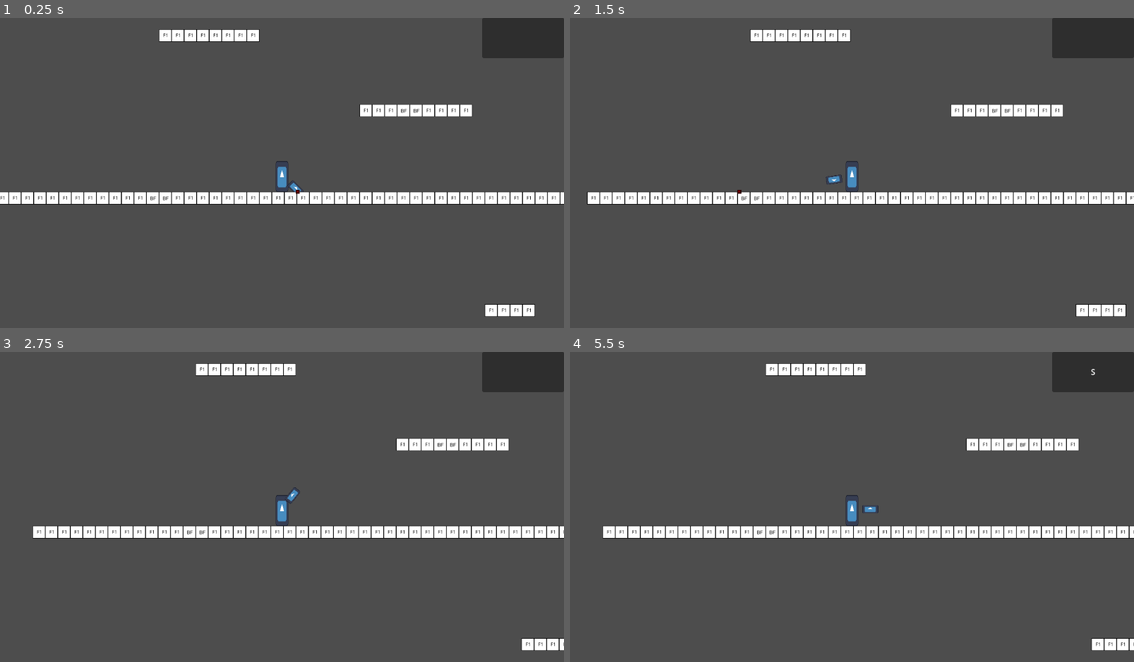
Above: before the commit, frames 1-4 (two rows, left to right).
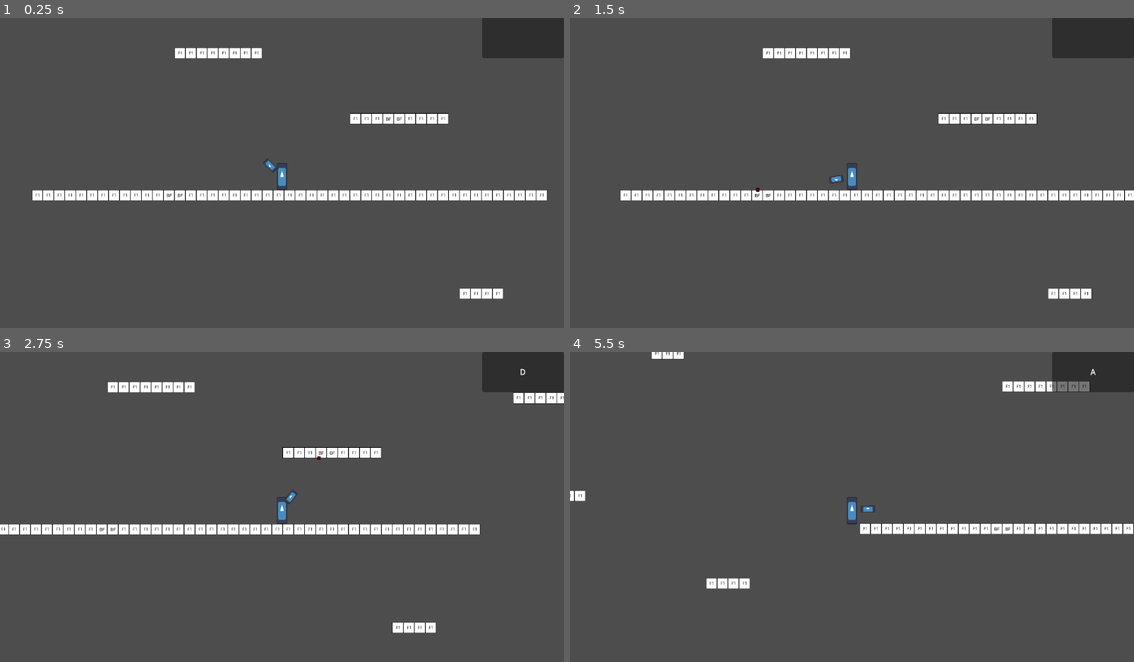
Above: after the commit, the same moments.

Repository: Juanxpeke/GD-Pirate
Game: Godot game, scene res://Core/Map/Scenes/BasicSuite.tscn
Same seed, same stepped clock (60 frames per second), same inputs: the game is played once before the commit and once after it. Before the commit the project starts from res://Debugging/Tests/Map/DumbFriend/BasicSuite.tscn. The engine's default icon, where the game draws it, is replaced by a stand-in: a white triangle on a blue panel in a dark square.
Inputs (mouse positions are in pixels of both pictures, inside the frame that each line leads up to):
- Up to frame 1 (0.25 s): no input
- Up to frame 2 (1.5 s): tap Enter at 0.5 s; move the mouse to (976, 160) at 0.52 s; hold Space (active) 0.53-1.28 s; hold D (move_right) from 0.53 s (still down); click (976, 160) at 0.8 s; move the mouse to (739, 191) at 1.27 s; click (739, 191) at 1.35 s
- Up to frame 3 (2.75 s): tap Space (active) at 1.55 s; move the mouse to (338, 441) at 2.02 s; release D (move_right) at 2.03 s; hold A (move_left) from 2.03 s (still down); hold Space (active) from 2.03 s (still down); click (338, 441) at 2.3 s
- Up to frame 4 (5.5 s): move the mouse to (823, 572) at 2.77 s; release A (move_left) at 2.78 s; release Space (active) at 2.78 s; hold D (move_right) 2.78-4.28 s; click (823, 572) at 2.85 s; tap Space (active) at 3.05, 4.55 s; move the mouse to (1021, 556) at 3.52 s; hold Space (active) 3.53-4.28 s; click (1021, 556) at 3.8 s; move the mouse to (682, 463) at 4.27 s; hold A (move_left) 4.28-5.03 s; click (682, 463) at 4.35 s; move the mouse to (880, 510) at 5.02 s; hold D (move_right) from 5.03 s (still down); hold Space (active) from 5.03 s (still down); click (880, 510) at 5.3 s

The runs differ from the first frame. In frame 1, 6.4% of the frame differs, in the area x 0-100%, y 3-97%; in frame 2, 6.1%; in frame 3, 6.9%; in frame 4, 6.3%.

Commit message:
Cleaner physics

Diff:
--- a/Debugging/Tests/Entities/DumbFriend/DumbFriend.gd
+++ b/Core/Entities/DumbFriend.gd
@@ -20,11 +20,11 @@
 ## TODO
 const INITIAL_IDLE_TIME : float = 2.0
 ## TODO
-const HORIZONTAL_MOVEMENT_ACCELERATION_ON_FLOOR : float = 720.0
+const HORIZONTAL_MOVEMENT_ACCELERATION_ON_FLOOR : float = 2160.0
 ## TODO
 const HORIZONTAL_MOVEMENT_FRICTION_ON_FLOOR : float = 1280.0
 ## TODO
-const HORIZONTAL_MOVEMENT_ACCELERATION_ON_AIR : float = 800.0
+const HORIZONTAL_MOVEMENT_ACCELERATION_ON_AIR : float = 2160.0
 ## TODO
 const MAX_HORIZONTAL_MOVEMENT_SPEED_ON_FLOOR : float = 500.0
 ## TODO
@@ -43,27 +43,27 @@
 const CHARACTER_KEYS_DATA = {
 	CharacterKey.NONE : {
 		"name": "",
-		"weight": 0.4,
+		"weight": 0.1,
 		"min_time": MIN_RANDOM_KEY_TIME,
 		"max_time": MAX_RANDOM_KEY_TIME,
 	},
 	CharacterKey.GO_LEFT : {
 		"name": "A",
-		"weight": 0.0,
+		"weight": 1.0,
 		"min_time": MIN_RANDOM_KEY_TIME,
 		"max_time": MAX_RANDOM_KEY_TIME,
 	},
 	CharacterKey.GO_RIGHT : {
 		"name": "D",
-		"weight": 0.0,
+		"weight": 1.0,
 		"min_time": MIN_RANDOM_KEY_TIME,
 		"max_time": MAX_RANDOM_KEY_TIME,
 	},
 	CharacterKey.STOMP : {
 		"name": "S",
-		"weight": 0.2,
-		"min_time": 0,
-		"max_time": 0.1,
+		"weight": 0.002,
+		"min_time": MIN_RANDOM_KEY_TIME,
+		"max_time": MAX_RANDOM_KEY_TIME,
 	}
 }
 #endregion Constants
@@ -81,10 +81,9 @@
 #endregion Private Variables
 
 #region On Ready Variables
-@onready var _grappling_hook_pivot : Node2D = %GrapplingHookPivot
-@onready var _stomp_area           : Area2D = %StompArea
-@onready var _random_key_timer     : Timer  = %RandomKeyTimer
-@onready var _random_key_label     : Label  = %RandomKeyLabel
+@onready var _stomp_area           : Area2D        = %StompArea
+@onready var _random_key_timer     : Timer         = %RandomKeyTimer
+@onready var _random_key_label     : Label         = %RandomKeyLabel
 #endregion On Ready Variables
 
 #region Built-in Virtual Methods
@@ -94,10 +93,6 @@
 	_initial_setup()
 
 func _physics_process(delta: float) -> void:
-	var mouse_position := get_global_mouse_position()
-	var mouse_direction := mouse_position - global_position
-
-	_grappling_hook_pivot.rotation = mouse_direction.angle()
 
 	var horizontal_movement_direction = Vector2.ZERO
 	match _character_key:
--- a/Debugging/Tests/Entities/DumbFriend/DumbFriend.tscn
+++ b/Core/Entities/DumbFriend.tscn
@@ -1,8 +1,8 @@
 [gd_scene load_steps=6 format=3 uid="uid://t22dmgoo0oxx"]
 
-[ext_resource type="Script" path="res://Debugging/Tests/Entities/DumbFriend/DumbFriend.gd" id="1_sur7k"]
+[ext_resource type="Script" path="res://Core/Entities/DumbFriend.gd" id="1_sur7k"]
 [ext_resource type="Texture2D" uid="uid://ctd8u1stx423v" path="res://icon.svg" id="2_820ae"]
-[ext_resource type="PackedScene" uid="uid://c4c2k5w488n1d" path="res://Debugging/Tests/Entities/DumbFriend/GrapplingHook.tscn" id="3_jfa0e"]
+[ext_resource type="PackedScene" uid="uid://c4c2k5w488n1d" path="res://Core/Entities/GrapplingHook.tscn" id="3_jfa0e"]
 
 [sub_resource type="CapsuleShape2D" id="CapsuleShape2D_dnf3o"]
 radius = 16.0
@@ -15,7 +15,7 @@
 script = ExtResource("1_sur7k")
 
 [node name="Camera" type="Camera2D" parent="."]
-zoom = Vector2(0.8, 0.8)
+zoom = Vector2(0.7, 0.7)
 
 [node name="CollisionShape" type="CollisionShape2D" parent="."]
 shape = SubResource("CapsuleShape2D_dnf3o")
@@ -26,11 +26,11 @@
 texture = ExtResource("2_820ae")
 
 [node name="GrapplingHookPivot" type="Node2D" parent="."]
-unique_name_in_owner = true
 
-[node name="GrapplingHook" parent="GrapplingHookPivot" node_paths=PackedStringArray("character") instance=ExtResource("3_jfa0e")]
+[node name="GrapplingHook" parent="GrapplingHookPivot" node_paths=PackedStringArray("character", "pivot") instance=ExtResource("3_jfa0e")]
 position = Vector2(30, 0)
 character = NodePath("../..")
+pivot = NodePath("..")
 
 [node name="StompArea" type="Area2D" parent="."]
 unique_name_in_owner = true
--- /dev/null
+++ b/Core/Entities/GrapplingHook.gd
@@ -0,0 +1,101 @@
+class_name GrapplingHook
+extends Node2D
+## Docstring
+
+#region Signals
+#endregion Signals
+
+#region Enums
+#endregion Enums
+
+#region Constants
+## TODO
+const COOLDOWN_TIME : float = 0.0
+## TODO
+const MAX_HOLD_TIME : float = 0.16
+## TODO
+const NON_HOLD_IMPULSE_MAGNITUDE : float = 960.0
+## TODO
+const MAX_HOLD_IMPULSE_SPEED : float = 1440.0
+## TODO
+const HOLD_IMPULSE_ACCELERATION : float = 20.0
+#endregion Constants
+
+#region Exports Variables
+## TODO
+@export var character : CharacterBody2D = null
+## TODO
+@export var pivot : Node2D = null
+## TODO
+@export var can_hold : bool = true
+#endregion Exports Variables
+
+#region Public Variables
+## TODO
+var holding : bool = false
+## TODO
+var holding_point : Vector2 = Vector2.ZERO
+#endregion Public Variables
+
+#region Private Variables
+var _holding_time : float = 0.0
+#endregion Private Variables
+
+#region On Ready Variables
+@onready var _ray_cast : RayCast2D = %RayCast
+@onready var _pointer : Sprite2D = %Pointer
+#endregion On Ready Variables
+
+#region Built-in Virtual Methods
+func _ready() -> void:
+	assert(character)
+	assert(pivot)
+
+func _physics_process(delta: float) -> void:
+	if holding:
+		_holding_time += delta
+		if _holding_time > MAX_HOLD_TIME:
+			_holding_time = 0.0
+			holding = false
+
+		var holding_point_direction := holding_point - character.global_position
+		pivot.rotation = holding_point_direction.angle()
+
+		var impulse_vector := holding_point - character.global_position
+		var impulse_direction := impulse_vector.normalized()
+		var impulse_weight := clampf(HOLD_IMPULSE_ACCELERATION * delta, 0.0, 1.0)
+		character.velocity = lerp(character.velocity, impulse_direction * MAX_HOLD_IMPULSE_SPEED, impulse_weight)
+	else:
+		var mouse_position := get_global_mouse_position()
+		var mouse_direction := mouse_position - character.global_position
+		pivot.rotation = mouse_direction.angle()
+
+		if _ray_cast.is_colliding():
+			if not _pointer.visible:
+				_pointer.show()
+
+			_pointer.global_position = _ray_cast.get_collision_point()
+		elif _pointer.visible:
+			_pointer.hide()
+
+func _input(event: InputEvent) -> void:
+	if event.is_action_pressed("left_click") and _ray_cast.is_colliding() and not holding:
+		var collision_point := _ray_cast.get_collision_point()
+
+		if can_hold:
+			holding = true
+			holding_point = collision_point
+		else:
+			var impulse_vector := collision_point - character.global_position
+			var impulse_direction := impulse_vector.normalized()
+
+			character.velocity += impulse_direction * NON_HOLD_IMPULSE_MAGNITUDE
+	elif event.is_action_released("left_click") and holding:
+		holding = false
+#endregion Built-in Virtual Methods
+
+#region Public Methods
+#endregion Public Methods
+
+#region Private Methods
+#endregion Private Methods
--- a/Debugging/Tests/Entities/DumbFriend/GrapplingHook.tscn
+++ b/Core/Entities/GrapplingHook.tscn
@@ -1,8 +1,8 @@
 [gd_scene load_steps=5 format=3 uid="uid://c4c2k5w488n1d"]
 
-[ext_resource type="Script" path="res://Debugging/Tests/Entities/DumbFriend/GrapplingHook.gd" id="1_6swxw"]
+[ext_resource type="Script" path="res://Core/Entities/GrapplingHook.gd" id="1_6swxw"]
 [ext_resource type="Texture2D" uid="uid://ctd8u1stx423v" path="res://icon.svg" id="2_k8dvy"]
-[ext_resource type="Shader" path="res://Debugging/Tests/Entities/DumbFriend/GrapplingHook.gdshader" id="3_wf8xg"]
+[ext_resource type="Shader" path="res://Core/Entities/GrapplingHook.gdshader" id="3_wf8xg"]
 
 [sub_resource type="ShaderMaterial" id="ShaderMaterial_76y87"]
 shader = ExtResource("3_wf8xg")
--- a/Core/Map/Main.tscn
+++ /dev/null
@@ -1,3 +0,0 @@
-[gd_scene format=3 uid="uid://3itrpo33tsmr"]
-
-[node name="Main" type="Node3D"]
--- a/Debugging/Tests/Map/DumbFriend/BasicSuite.tscn
+++ b/Core/Map/Scenes/BasicSuite.tscn
@@ -1,12 +1,12 @@
 [gd_scene load_steps=3 format=4 uid="uid://csqii01ea7q7t"]
 
-[ext_resource type="PackedScene" uid="uid://t22dmgoo0oxx" path="res://Debugging/Tests/Entities/DumbFriend/DumbFriend.tscn" id="2_db3tq"]
-[ext_resource type="PackedScene" uid="uid://84qq6jrv5d6p" path="res://Debugging/Tests/Entities/DumbFriend/DumbTileMapLayer.tscn" id="3_2xgrk"]
+[ext_resource type="PackedScene" uid="uid://t22dmgoo0oxx" path="res://Core/Entities/DumbFriend.tscn" id="1_cdbok"]
+[ext_resource type="PackedScene" uid="uid://84qq6jrv5d6p" path="res://Core/Map/TileMap/DumbTileMapLayer.tscn" id="2_0ywnw"]
 
 [node name="BasicSuite" type="Node2D"]
 
-[node name="DumbFriend" parent="." instance=ExtResource("2_db3tq")]
+[node name="DumbFriend" parent="." instance=ExtResource("1_cdbok")]
 position = Vector2(570, 581)
 
-[node name="DumbTileMapLayer" parent="." instance=ExtResource("3_2xgrk")]
+[node name="DumbTileMapLayer" parent="." instance=ExtResource("2_0ywnw")]
 tile_map_data = PackedByteArray("AAALAAcAAAAAAAAAAAAMAAcAAAAAAAAAAAANAAcAAAAAAAAAAAAPAAcAAAAAAAAAAAAOAAcAAAAAAAAAAAAKAA …(2688 unchanged characters)…
--- /dev/null
+++ b/Core/Map/TileMap/DumbTileMapLayer.tscn
@@ -0,0 +1,8 @@
+[gd_scene load_steps=3 format=3 uid="uid://84qq6jrv5d6p"]
+
+[ext_resource type="TileSet" uid="uid://crf6ije2nv57g" path="res://Core/Map/TileMap/DumbTileSet.tres" id="1_seuxk"]
+[ext_resource type="Script" path="res://Core/Map/TileMap/DumpTileMapLayer.gd" id="2_ivj3f"]
+
+[node name="DumbTileMapLayer" type="TileMapLayer"]
+tile_set = ExtResource("1_seuxk")
+script = ExtResource("2_ivj3f")
--- a/Debugging/Tests/Entities/DumbFriend/DumbTileSet.tres
+++ b/Core/Map/TileMap/DumbTileSet.tres
@@ -1,6 +1,6 @@
 [gd_resource type="TileSet" load_steps=3 format=3 uid="uid://crf6ije2nv57g"]
 
-[ext_resource type="Texture2D" uid="uid://cvw14p804wr3l" path="res://Debugging/Tests/Entities/DumbFriend/DumbTileSet.png" id="1_12c22"]
+[ext_resource type="Texture2D" uid="uid://cvw14p804wr3l" path="res://Core/Map/TileMap/DumbTileSet.png" id="1_12c22"]
 
 [sub_resource type="TileSetAtlasSource" id="TileSetAtlasSource_u10qv"]
 resource_name = "Base Atlas"
--- a/Debugging/Tests/Entities/DumbFriend/DumbTileMapLayer.tscn
+++ /dev/null
@@ -1,8 +0,0 @@
-[gd_scene load_steps=3 format=3 uid="uid://84qq6jrv5d6p"]
-
-[ext_resource type="TileSet" uid="uid://crf6ije2nv57g" path="res://Debugging/Tests/Entities/DumbFriend/DumbTileSet.tres" id="1_seuxk"]
-[ext_resource type="Script" path="res://Debugging/Tests/Entities/DumbFriend/DumpTileMapLayer.gd" id="2_ivj3f"]
-
-[node name="DumbTileMapLayer" type="TileMapLayer"]
-tile_set = ExtResource("1_seuxk")
-script = ExtResource("2_ivj3f")
--- a/Debugging/Tests/Entities/DumbFriend/GrapplingHook.gd
+++ /dev/null
@@ -1,56 +0,0 @@
-extends Node2D
-## Docstring
-
-#region Signals
-#endregion Signals
-
-#region Enums
-#endregion Enums
-
-#region Constants
-#endregion Constants
-
-#region Exports Variables
-@export var character : CharacterBody2D = null
-@export var hook_impulse_magnitude : float = 1800.0
-#endregion Exports Variables
-
-#region Public Variables
-#endregion Public Variables
-
-#region Private Variables
-#endregion Private Variables
-
-#region On Ready Variables
-@onready var _ray_cast : RayCast2D = %RayCast
-@onready var _pointer : Sprite2D = %Pointer
-#endregion On Ready Variables
-
-#region Built-in Virtual Methods
-func _ready() -> void:
-	assert(character)
-
-func _process(delta : float) -> void:
-	if _ray_cast.is_colliding():
-		if not _pointer.visible:
-			_pointer.show()
-
-		_pointer.global_position = _ray_cast.get_collision_point()
-	elif _pointer.visible:
-		_pointer.hide()
-
-func _input(event: InputEvent) -> void:
-	if event.is_action_pressed("left_click") and _ray_cast.is_colliding():
-		var collision_point := _ray_cast.get_collision_point()
-
-		var impulse_vector := collision_point - character.global_position
-		var impulse_direction := impulse_vector.normalized()
-
-		character.velocity += impulse_direction * hook_impulse_magnitude
-#endregion Built-in Virtual Methods
-
-#region Public Methods
-#endregion Public Methods
-
-#region Private Methods
-#endregion Private Methods
--- a/Debugging/Tests/Entities/SuperWeapons/Grenade/Grenade.gd
+++ /dev/null
@@ -1,96 +0,0 @@
-class_name Grenade
-extends RigidBody2D
-## Docstring
-
-#region Signals
-#endregion Signals
-
-#region Enums
-#endregion Enums
-
-#region Constants
-## TODO
-const MAX_CONTACTS_REPORTED : int = 6
-## TODO
-const MAX_COLLISION_OFFSET_FOR_IMPULSE : float = 32.0
-## TODO
-const MAX_ANGLE_BETWEEN_CONTACT_AND_IMPULSE : float = deg_to_rad(60)
-## TODO
-const BASE_IMPULSE_MAGNITUDE : float = 240.0
-## TODO
-const MAX_MOVEMENT_SPEED : float = 100.0
-## TODO
-const GAUGE_ROTATION_SPEED : float = deg_to_rad(640.0)
-#endregion Constants
-
-#region Exports Variables
-## TODO
-@export var initial_impulse_direction : Vector2 = Vector2.ZERO
-## TODO
-@export var initial_impulse_magnitude : float = 0.0
-## TODO
-@export var offset_impulse_factor_curve : Curve
-#endregion Exports Variables
-
-#region Public Variables
-#endregion Public Variables
-
-#region Private Variables
-#endregion Private Variables
-
-#region On Ready Variables
-@onready var collision_shape : CollisionShape2D = %CollisionShape
-@onready var gauge_pivot := %GaugePivot
-@onready var gauge := %Gauge
-@onready var gauge_ray : RayCast2D = %GaugeRay
-#endregion On Ready Variables
-
-#region Built-in Virtual Methods
-func _ready() -> void:
-	_force_physics_parameters()
-	_assert_physics_parameters()
-
-	gauge_ray.target_position.y = 0.0
-	gauge_ray.target_position.x = collision_shape.shape.radius + MAX_COLLISION_OFFSET_FOR_IMPULSE
-
-	initial_impulse_direction = initial_impulse_direction.normalized()
-	apply_impulse(initial_impulse_direction * initial_impulse_magnitude)
-
-func _physics_process(delta: float) -> void:
-	gauge_pivot.global_position = global_position
-
-	if Input.is_action_pressed("move_left"):
-		gauge_pivot.rotate(-GAUGE_ROTATION_SPEED * delta)
-	if Input.is_action_pressed("move_right"):
-		gauge_pivot.rotate(GAUGE_ROTATION_SPEED * delta)
-
-func _input(event: InputEvent) -> void:
-	if event.is_action_pressed("active"):
-		var impulse_direction : Vector2 = (global_position - gauge.global_position).normalized()
-
-		if gauge_ray.is_colliding():
-			var collision_distance : float = gauge_ray.get_collision_point().distance_to(global_position)
-			var collision_offset : float = collision_distance - collision_shape.shape.radius
-			var impulse_magnitude_factor : float = offset_impulse_factor_curve.sample(collision_offset / MAX_COLLISION_OFFSET_FOR_IMPULSE)
-
-			if abs(linear_velocity.angle_to(impulse_direction)) > abs(deg_to_rad(135)):
-				linear_velocity = Vector2.ZERO
-			apply_impulse(impulse_direction * impulse_magnitude_factor * BASE_IMPULSE_MAGNITUDE)
-#endregion Built-in Virtual Methods
-
-#region Public Methods
-#endregion Public Methods
-
-#region Private Methods
-func _force_physics_parameters() -> void:
-	contact_monitor = true
-	max_contacts_reported = MAX_CONTACTS_REPORTED
-
-func _assert_physics_parameters() -> void:
-	assert(contact_monitor)
-	assert(max_contacts_reported > 0)
-	assert(collision_shape.shape is CircleShape2D)
-#endregion Private Methods
-
-#region Inner Classes
-#endregion Inner Classes
--- a/Debugging/Tests/Entities/SuperWeapons/Grenade/Grenade.tscn
+++ /dev/null
@@ -1,65 +0,0 @@
-[gd_scene load_steps=8 format=3 uid="uid://dq14bk1nd2pfc"]
-
-[ext_resource type="Script" path="res://Debugging/Tests/Entities/SuperWeapons/Grenade/Grenade.gd" id="1_3aq4n"]
-[ext_resource type="Texture2D" uid="uid://ctd8u1stx423v" path="res://icon.svg" id="2_3pju2"]
-
-[sub_resource type="PhysicsMaterial" id="PhysicsMaterial_woy1r"]
-friction = 0.2
-bounce = 0.6
-
-[sub_resource type="Curve" id="Curve_43mxd"]
-_data = [Vector2(0, 1), 0.0, 0.0, 0, 0, Vector2(0.6, 1), 0.0, 0.0, 0, 0, Vector2(1, 0), -5.78191, 0.0, 0, 0]
-point_count = 3
-
-[sub_resource type="CircleShape2D" id="CircleShape2D_iqdfu"]
-
-[sub_resource type="Shader" id="Shader_nggiv"]
-code = "shader_type canvas_item;
-
-uniform float radius : hint_range(0.0, 1.0);
-
-void fragment() {
-    vec2 uv = UV - vec2(0.5); // Center the UV coordinates
-    float dist = length(uv);
-
-    if (dist > radius) {
-        discard; // Discard pixels outside the circle
-    }
-
-    COLOR = texture(TEXTURE, UV);
-}"
-
-[sub_resource type="ShaderMaterial" id="ShaderMaterial_vrs4s"]
-shader = SubResource("Shader_nggiv")
-shader_parameter/radius = 0.5
-
-[node name="Grenade" type="RigidBody2D"]
-mass = 0.38
-physics_material_override = SubResource("PhysicsMaterial_woy1r")
-can_sleep = false
-script = ExtResource("1_3aq4n")
-offset_impulse_factor_curve = SubResource("Curve_43mxd")
-
-[node name="CollisionShape" type="CollisionShape2D" parent="."]
-unique_name_in_owner = true
-shape = SubResource("CircleShape2D_iqdfu")
-
-[node name="Sprite" type="Sprite2D" parent="."]
-material = SubResource("ShaderMaterial_vrs4s")
-position = Vector2(1.78814e-07, 2.98023e-07)
-scale = Vector2(0.15625, 0.15625)
-texture = ExtResource("2_3pju2")
-
-[node name="Node" type="Node" parent="."]
-
-[node name="GaugePivot" type="Marker2D" parent="Node"]
-unique_name_in_owner = true
-
-[node name="Gauge" type="Sprite2D" parent="Node/GaugePivot"]
-unique_name_in_owner = true
-position = Vector2(12, 0)
-scale = Vector2(0.05, 0.05)
-texture = ExtResource("2_3pju2")
-
-[node name="GaugeRay" type="RayCast2D" parent="Node/GaugePivot"]
-unique_name_in_owner = true
--- a/Debugging/Tests/Entities/SuperWeapons/Missile/Missile.gd
+++ /dev/null
@@ -1,55 +0,0 @@
-class_name Missile
-extends CharacterBody2D
-## Docstring
-
-#region Signals
-#endregion Signals
-
-#region Enums
-#endregion Enums
-
-#region Constants
-## TODO
-const MOVEMENT_SPEED : float = 1080.0
-## TODO
-const ROTATION_SPEED : float = deg_to_rad(480.0)
-#endregion Constants
-
-#region Exports Variables
-#endregion Exports Variables
-
-#region Public Variables
-#endregion Public Variables
-
-#region Private Variables
-#endregion Private Variables
-
-#region On Ready Variables
-#endregion On Ready Variables
-
-#region Built-in Virtual Methods
-func _ready() -> void:
-	pass
-
-func _physics_process(delta: float) -> void:
-	if Input.is_action_pressed("move_left"):
-		rotate(-ROTATION_SPEED * delta)
-	if Input.is_action_pressed("move_right"):
-		rotate(ROTATION_SPEED * delta)
-
-	var local_up_vector = global_transform.basis_xform(Vector2.UP)
-	velocity = local_up_vector * MOVEMENT_SPEED
-
-	move_and_slide()
-
-	if get_slide_collision_count() > 0:
-		_explode()
-#endregion Built-in Virtual Methods
-
-#region Public Methods
-#endregion Public Methods
-
-#region Private Methods
-func _explode() -> void:
-	queue_free()
-#endregion Private Methods
--- a/Debugging/Tests/Entities/SuperWeapons/Missile/Missile.tscn
+++ /dev/null
@@ -1,31 +0,0 @@
-[gd_scene load_steps=5 format=3 uid="uid://dahtqvghed5lb"]
-
-[ext_resource type="Texture2D" uid="uid://ctd8u1stx423v" path="res://icon.svg" id="1_d2qno"]
-[ext_resource type="Script" path="res://Debugging/Tests/Entities/SuperWeapons/Missile/Missile.gd" id="1_kvpbe"]
-
-[sub_resource type="RectangleShape2D" id="RectangleShape2D_ad0cl"]
-size = Vector2(36, 36)
-
-[sub_resource type="ParticleProcessMaterial" id="ParticleProcessMaterial_tds7p"]
-particle_flag_disable_z = true
-direction = Vector3(0, 1, 0)
-spread = 9.0
-initial_velocity_min = 120.0
-initial_velocity_max = 150.0
-gravity = Vector3(0, 0, 0)
-
-[node name="Missile" type="CharacterBody2D"]
-script = ExtResource("1_kvpbe")
-
-[node name="Sprite2D" type="Sprite2D" parent="."]
-scale = Vector2(0.3, 0.3)
-texture = ExtResource("1_d2qno")
-
-[node name="CollisionShape" type="CollisionShape2D" parent="."]
-shape = SubResource("RectangleShape2D_ad0cl")
-
-[node name="GPUParticles" type="GPUParticles2D" parent="."]
-amount = 64
-process_material = SubResource("ParticleProcessMaterial_tds7p")
-lifetime = 0.6
-randomness = 0.2
--- a/Debugging/Tests/Map/SuperWeapons/GrenadeSuite.tscn
+++ /dev/null
@@ -1,54 +0,0 @@
-[gd_scene load_steps=4 format=3 uid="uid://rnrsdha65t05"]
-
-[ext_resource type="Texture2D" uid="uid://ctd8u1stx423v" path="res://icon.svg" id="1_8xmi7"]
-[ext_resource type="PackedScene" uid="uid://dq14bk1nd2pfc" path="res://Debugging/Tests/Entities/SuperWeapons/Grenade/Grenade.tscn" id="2_wg15b"]
-
-[sub_resource type="RectangleShape2D" id="RectangleShape2D_e2myy"]
-size = Vector2(600, 40)
-
-[node name="GrenadeSuite" type="Node2D"]
-
-[node name="Camera" type="Camera2D" parent="."]
-anchor_mode = 0
-
-[node name="Floor" type="StaticBody2D" parent="."]
-position = Vector2(540, 619)
-metadata/_edit_group_ = true
-
-[node name="CollisionShape" type="CollisionShape2D" parent="Floor"]
-shape = SubResource("RectangleShape2D_e2myy")
-
-[node name="Sprite" type="Sprite2D" parent="Floor"]
-position = Vector2(-2, -9.53674e-07)
-scale = Vector2(4.70313, 0.3125)
-texture = ExtResource("1_8xmi7")
-
-[node name="Wall" type="StaticBody2D" parent="."]
-position = Vector2(348, 307)
-rotation = 1.5708
-scale = Vector2(0.4, 0.4)
-metadata/_edit_group_ = true
-
-[node name="CollisionShape" type="CollisionShape2D" parent="Wall"]
-shape = SubResource("RectangleShape2D_e2myy")
-
-[node name="Sprite" type="Sprite2D" parent="Wall"]
-position = Vector2(-2, -9.53674e-07)
-scale = Vector2(4.70313, 0.3125)
-texture = ExtResource("1_8xmi7")
-
-[node name="Floor2" type="StaticBody2D" parent="."]
-position = Vector2(616, 338)
-scale = Vector2(0.4, 0.4)
-metadata/_edit_group_ = true
-
-[node name="CollisionShape" type="CollisionShape2D" parent="Floor2"]
-shape = SubResource("RectangleShape2D_e2myy")
-
-[node name="Sprite" type="Sprite2D" parent="Floor2"]
-position = Vector2(-2, -9.53674e-07)
-scale = Vector2(4.70313, 0.3125)
-texture = ExtResource("1_8xmi7")
-
-[node name="Grenade" parent="." instance=ExtResource("2_wg15b")]
-position = Vector2(423, 489)
--- a/Debugging/Tests/Map/SuperWeapons/MissileSuite.tscn
+++ /dev/null
@@ -1,27 +0,0 @@
-[gd_scene load_steps=4 format=3 uid="uid://bwsq7gp4io3cn"]
-
-[ext_resource type="PackedScene" uid="uid://dahtqvghed5lb" path="res://Debugging/Tests/Entities/SuperWeapons/Missile/Missile.tscn" id="1_g0bri"]
-[ext_resource type="Texture2D" uid="uid://ctd8u1stx423v" path="res://icon.svg" id="2_qg30i"]
-
-[sub_resource type="RectangleShape2D" id="RectangleShape2D_w6ry1"]
-size = Vector2(600, 40)
-
-[node name="TestSuite2D" type="Node2D"]
-
-[node name="Camera" type="Camera2D" parent="."]
-anchor_mode = 0
-
-[node name="Missile" parent="." instance=ExtResource("1_g0bri")]
-position = Vector2(555, 536)
-
-[node name="Floor" type="StaticBody2D" parent="."]
-position = Vector2(540, 619)
-metadata/_edit_group_ = true
-
-[node name="CollisionShape" type="CollisionShape2D" parent="Floor"]
-shape = SubResource("RectangleShape2D_w6ry1")
-
-[node name="Sprite" type="Sprite2D" parent="Floor"]
-position = Vector2(-2, -9.53674e-07)
-scale = Vector2(4.70313, 0.3125)
-texture = ExtResource("2_qg30i")
--- a/project.godot
+++ b/project.godot
@@ -11,7 +11,7 @@
 [application]
 
 config/name="GD-Pirate"
-run/main_scene="res://Debugging/Tests/Map/DumbFriend/BasicSuite.tscn"
+run/main_scene="res://Core/Map/Scenes/BasicSuite.tscn"
 config/features=PackedStringArray("4.3", "GL Compatibility")
 run/max_fps=120
 config/icon="res://icon.svg"
@@ -50,7 +50,7 @@
 
 [physics]
 
-2d/default_gravity=2000.0
+2d/default_gravity=1960.0
 
 [rendering]
 
Renamed: Debugging/Tests/Entities/DumbFriend/GrapplingHook.gdshader -> Core/Entities/GrapplingHook.gdshader
Renamed: Debugging/Tests/Entities/DumbFriend/DumbTileSet.png -> Core/Map/TileMap/DumbTileSet.png
Not shown, changed: Core/Map/TileMap/DumbTileSet.png.import
Renamed: Debugging/Tests/Entities/DumbFriend/DumpTileMapLayer.gd -> Core/Map/TileMap/DumpTileMapLayer.gd
Not shown, removed: Debugging/Tests/Entities/DumbFriend/DumbTileSet.png~
